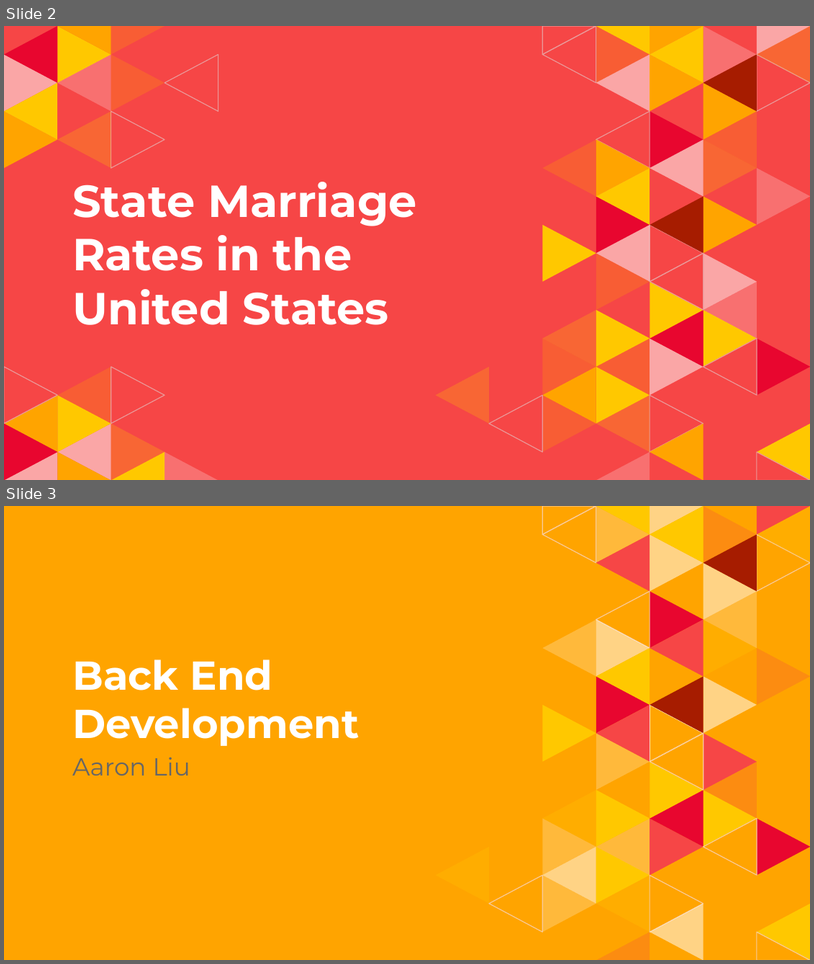
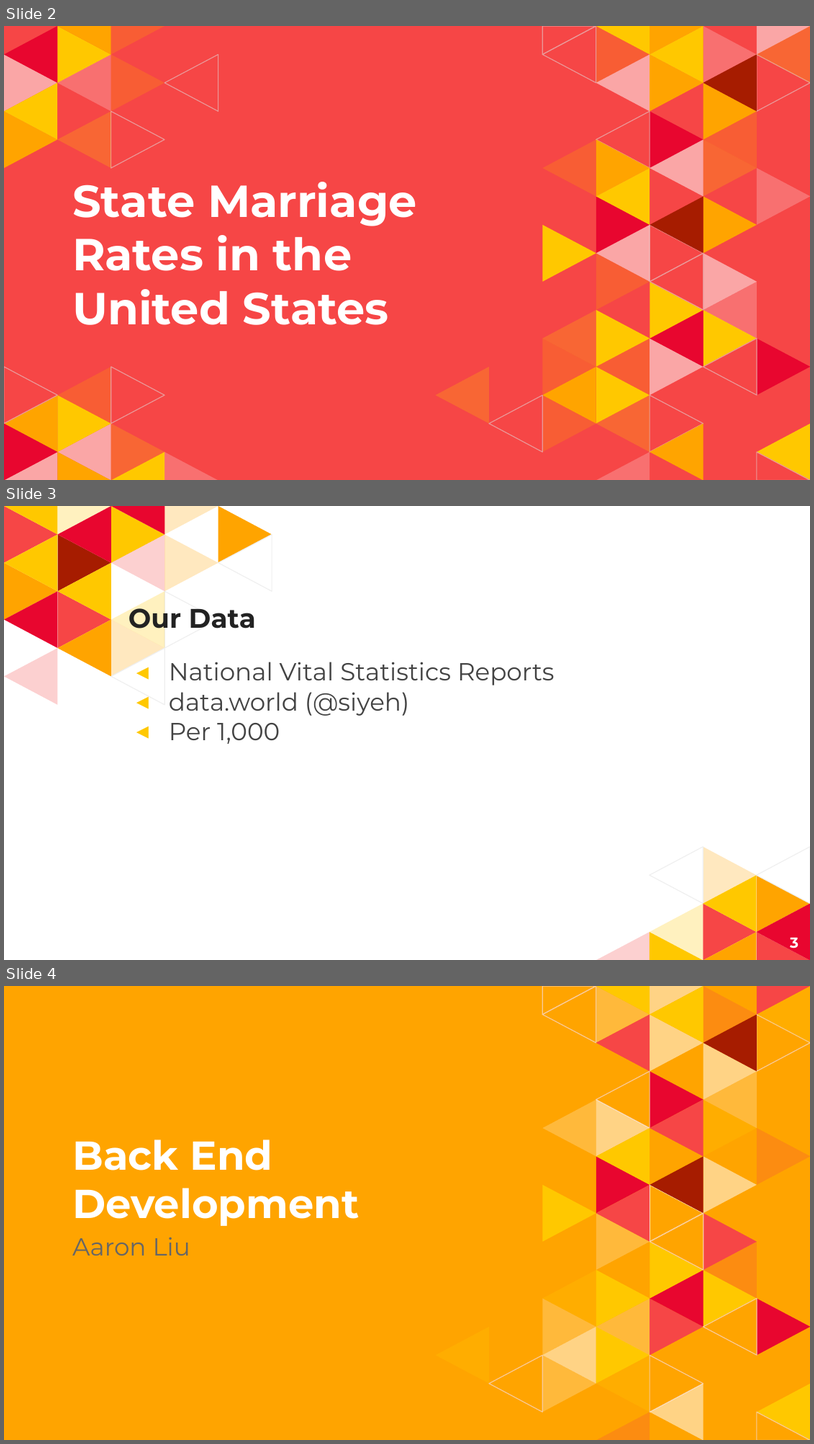
Before and after one commit to krashilili/Project2, a slide deck: PPT presentation/Slides.pptx. Shown one above the other, each under a label of ours: slides 2 and 3 before the commit, slides 2, 3 and 4 after it. The pictures are 814x964 and 814x1444 pixels, drawn with LibreOffice and Linux fonts; fonts in the diff are those of the drawing. Boxes give left, top, right and bottom in pixels: in the first picture for what was removed or moved away, otherwise in the second. Text is boxed around its words. In the diff, an @@ line names an element or a change of style, - is before the commit and + after.

Commit message:
added slide about collecting data

```diff
--- a/PPT presentation/Slides.pptx
+++ b/PPT presentation/Slides.pptx
@@ slide 3 added at [4,506,810,960], background #FFFFFF @@
@@ group added at [4,506,272,705]: 23 freeform shapes @@
@@ title added at [129,602,256,635], 24 pt, text #222222, bold @@
+Our Data
@@ text added at [169,662,555,744], 22 pt, text #434343 @@
+◂ National Vital Statistics Reports
+◂ data.world (@siyeh)
+◂ Per 1,000
@@ group added at [596,847,810,960]: 12 freeform shapes @@
@@ page number added at [790,937,799,952], 13 pt, text #FFFFFF, bold @@
+3
@@ what was slide 3 is now slide 4 @@
```
Also in this commit, not shown: 3 slides changed.
